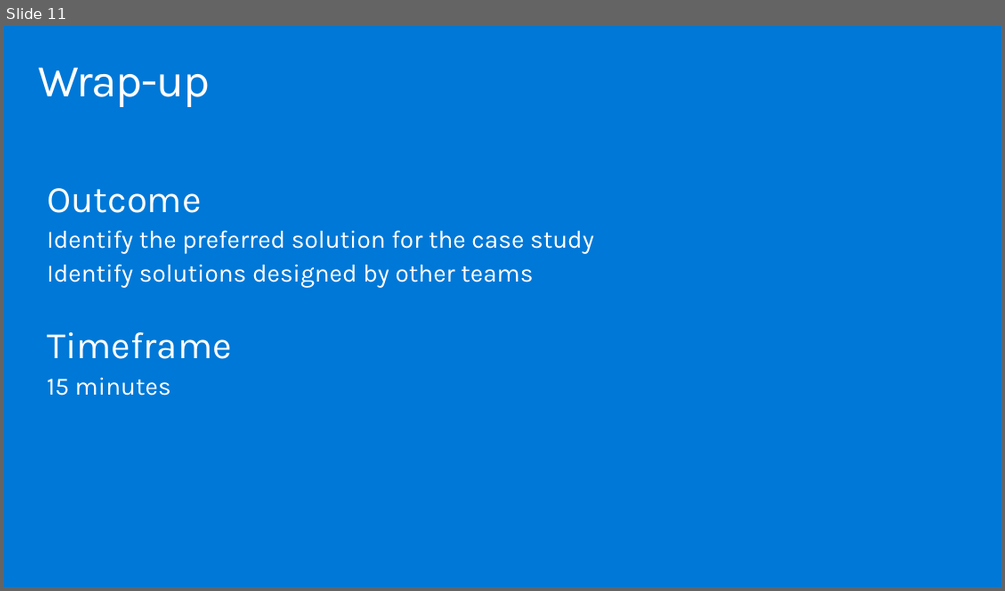
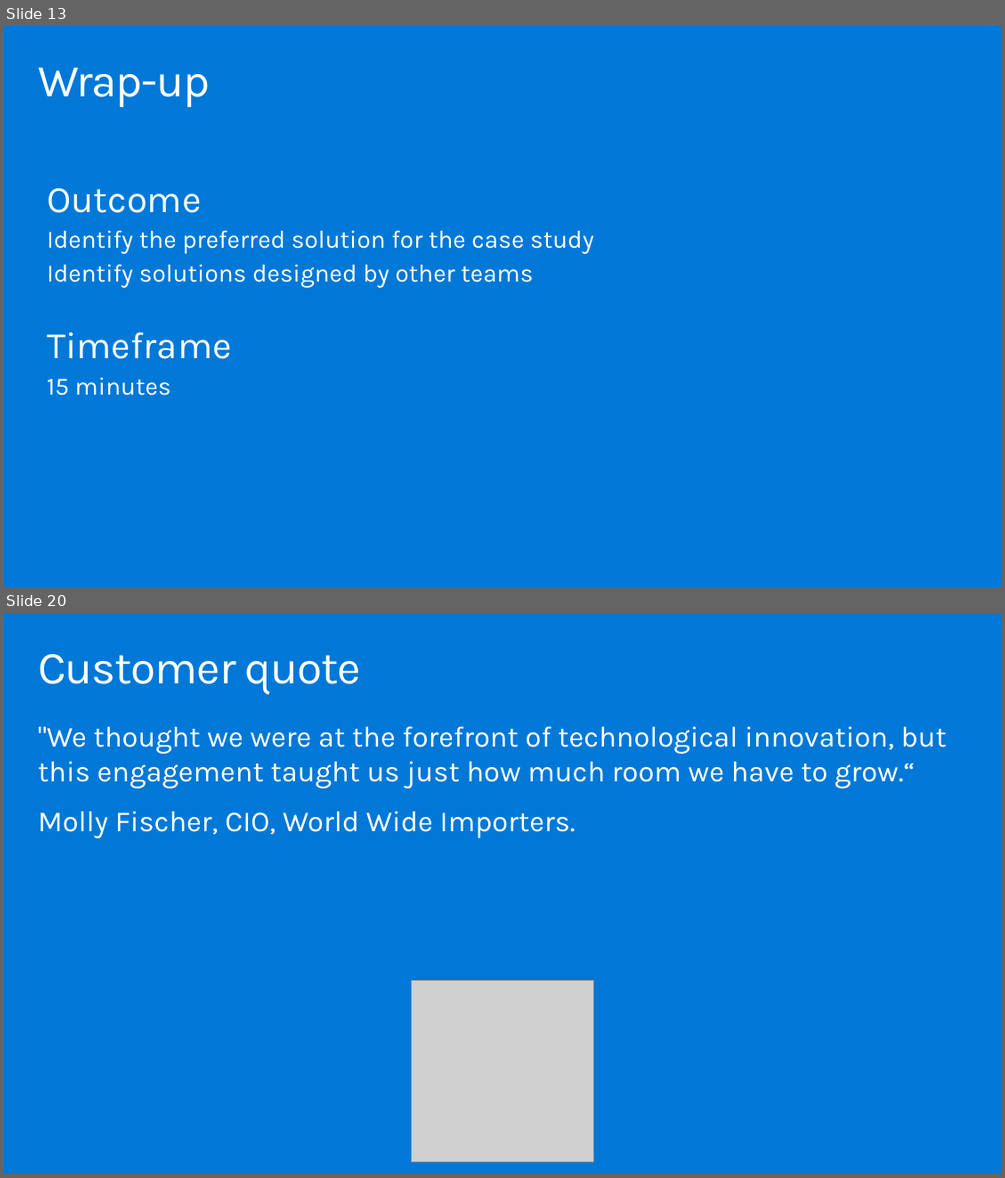
Before and after one commit to solliancenet/MCW-innovate-modernize-apps-with-data-ai, a slide deck: Whiteboard design session/WDS trainer presentation - Innovate and Modernize Apps with Data and AI.pptx. Shown one above the other, each under a label of ours: slide 11 before the commit, slides 13 and 20 after it; the slides between them are not shown. The pictures are 1005x591 and 1005x1178 pixels, drawn with LibreOffice and Linux fonts; fonts in the diff are those of the drawing; grey boxes stand for pictures. Boxes give left, top, right and bottom in pixels: in the first picture for what was removed or moved away, otherwise in the second. Text is boxed around its words. In the diff, an @@ line names an element or a change of style, - is before the commit and + after.

```diff
--- a/Whiteboard design session/WDS trainer presentation - Innovate and Modernize Apps with Data and AI.pptx
+++ b/Whiteboard design session/WDS trainer presentation - Innovate and Modernize Apps with Data and AI.pptx
@@ slide 20 added at box(4, 613, 1001, 1174), background #0078D7 @@
@@ title added at box(38, 654, 362, 694), 44.1 pt, text #FFFFFF @@
+Customer quote
@@ text added at box(38, 726, 947, 838), 28 pt, text #FFFFFF @@
+"We thought we were at the forefront of technological innovation, but this engagement taught us just how much room we have to grow.“
+Molly Fischer, CIO, World Wide Importers.
@@ picture added at box(412, 981, 593, 1161) @@
@@ what was slide 11 is now slide 13 @@
```
Also in this commit, not shown: 1 slide changed, 14 other slides added, 19 slides removed, 1 other file.
